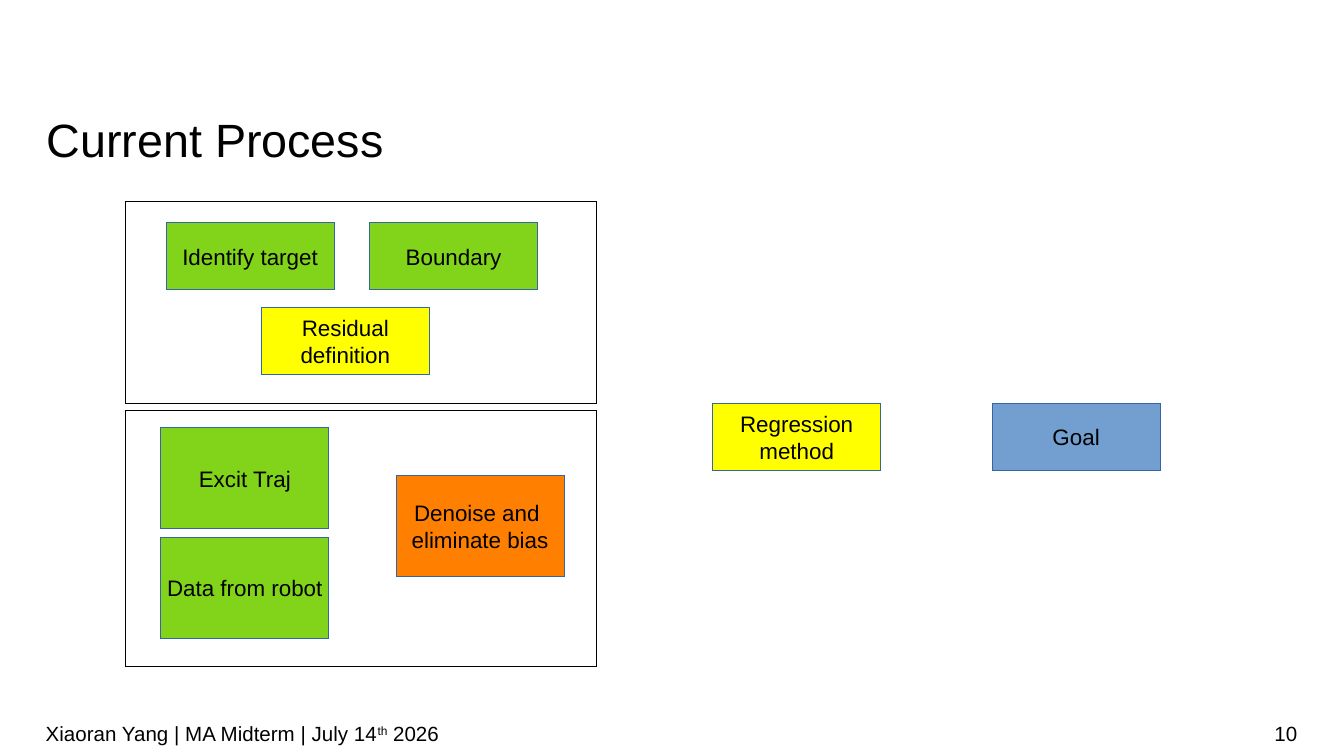
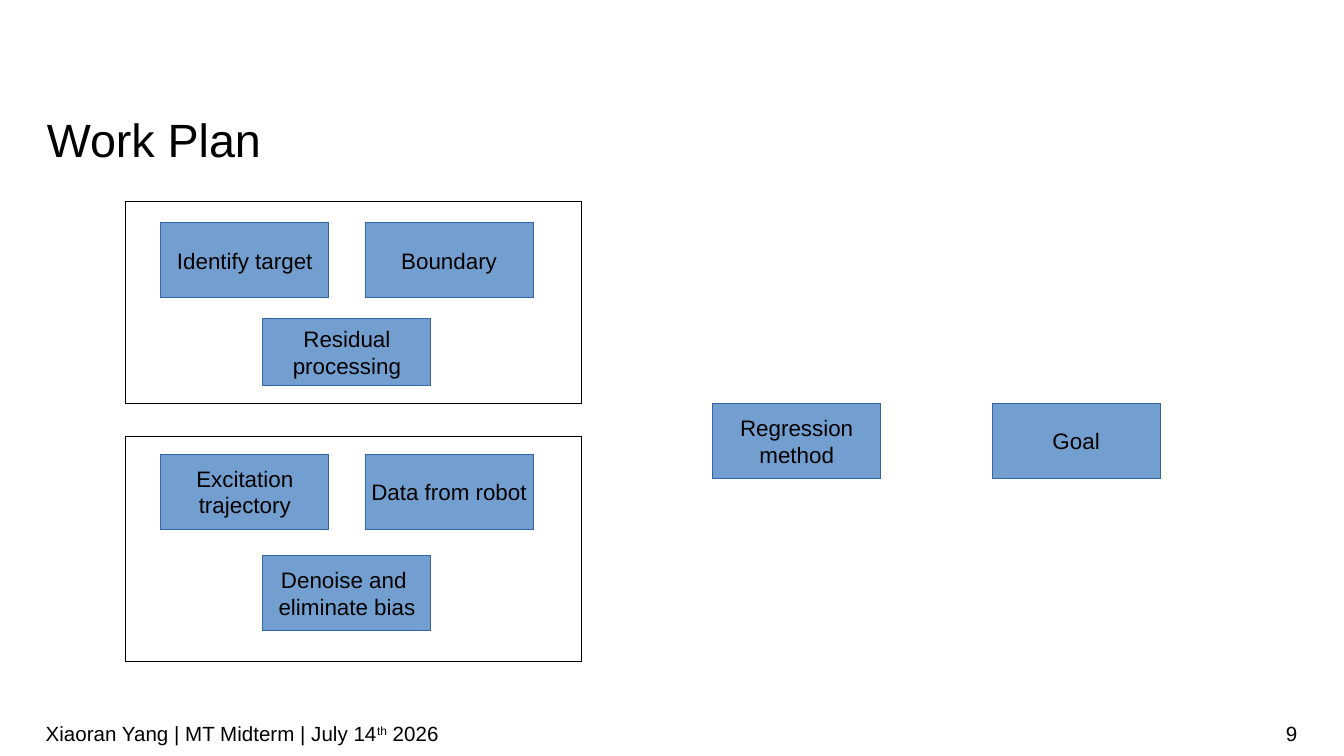
Before and after one commit to IDoccupled/identification, a slide deck: slide 9 of presentation/Midterm.odp (slide 10 before the commit). Drawn at 1344x756 pixels with LibreOffice and Linux fonts; fonts in the diff are those of the drawing; background and template pictures are left out. Boxes give left, top, right and bottom in pixels: in the first picture for what was removed or moved away, otherwise in the second. Text is boxed around its words. In the diff, an @@ line names an element or a change of style, - is before the commit and + after.

```diff
--- a/presentation/Midterm.odp
+++ b/presentation/Midterm.odp
@@ title at (47,123,261,158): text changed @@
-Current Process
+Work Plan
@@ rectangle: place and size @@
-rectangle at (126,202,597,403)
+rectangle at (126,202,582,403)
@@ rectangle "Identify target": place and size @@
-rectangle "Identify target" at (167,223,335,290)
+rectangle "Identify target" at (161,223,329,298)
@@ rectangle "Boundary": place and size @@
-rectangle "Boundary" at (370,223,538,290)
+rectangle "Boundary" at (366,223,534,298)
@@ rectangle "Residual" at (263,319,431,386): fill #FFFF00 to #729FCF @@
@@ rectangle "Residual": place and size @@
-rectangle "Residual" at (261,308,429,375)
+rectangle "Residual" at (263,319,431,386)
@@ text in rectangle at (293,357,401,379): text changed @@
-definition
+processing
@@ rectangle "Regression": place and size @@
-rectangle "Regression" at (712,403,880,470)
+rectangle "Regression" at (712,403,880,478)
@@ rectangle "Regression" at (712,403,880,478): fill #FFFF00 to #729FCF @@
@@ rectangle "Goal": place and size @@
-rectangle "Goal" at (992,403,1160,470)
+rectangle "Goal" at (992,403,1160,478)
@@ rectangle: place and size @@
-rectangle at (126,410,597,667)
+rectangle at (126,437,582,661)
@@ rectangle removed at (161,427,329,528) @@
-Excit Traj
@@ rectangle added at (161,454,329,530), fill #729FCF, outline #3465A4 0 pt, 12 pt, text #000000 @@
+Excitation
+trajectory
@@ fill #81D41A to #729FCF in 3 elements at (366,223,534,298), (161,223,329,298), (366,454,534,530) @@
@@ rectangle "Data from robot": place and size @@
-rectangle "Data from robot" at (161,538,329,638)
+rectangle "Data from robot" at (366,454,534,530)
@@ rectangle "Denoise and": place and size @@
-rectangle "Denoise and" at (396,476,564,577)
+rectangle "Denoise and" at (263,555,431,630)
@@ rectangle "Denoise and" at (263,555,431,630): fill #FF8000 to #729FCF @@
@@ text at (46,726,439,746): text changed @@
-Xiaoran Yang | MA Midterm | July 14th 2026
+Xiaoran Yang | MT Midterm | July 14th 2026
@@ page number at (1286,726,1297,741): text changed @@
-10
+9
```
Also in this commit, not shown: 9 other slides changed, 1 slide added, 18 slides removed, 1 other file.
